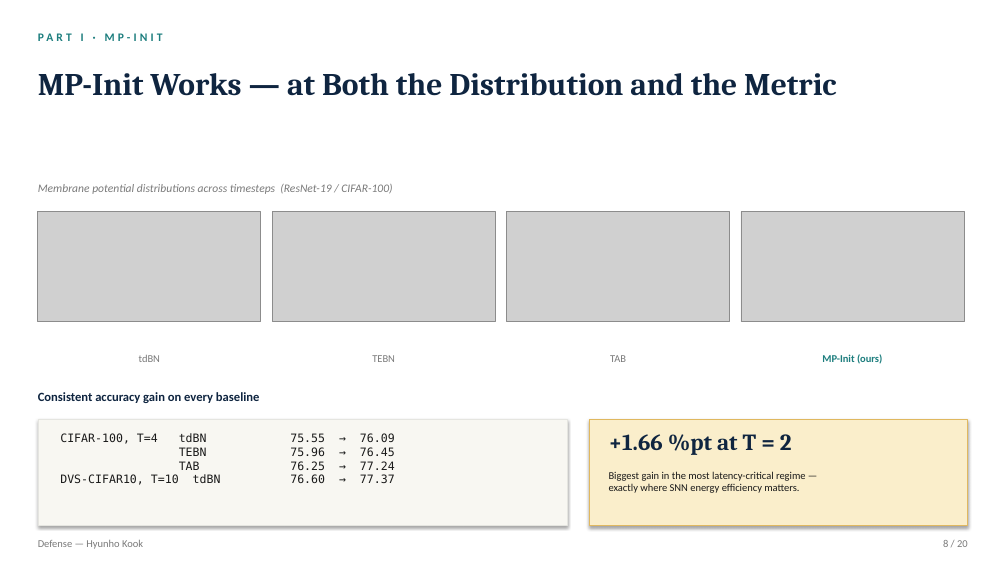
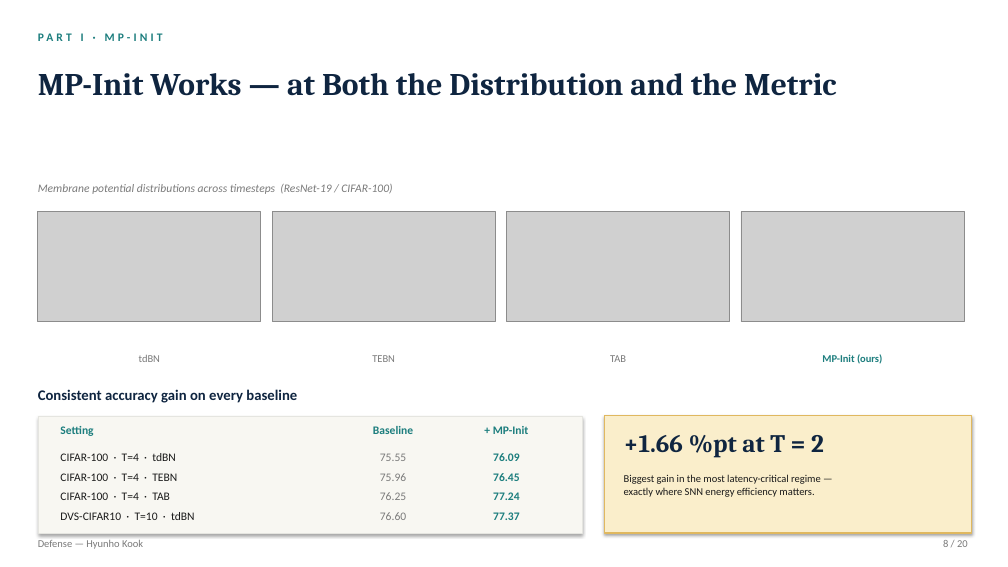
Before and after one commit to kookhh0827/POSTECH_thesis_template_latex, a slide deck: slide 8 of Hyunho_Kook_Master_Defense.pptx. Drawn at 1008x567 pixels with LibreOffice and Linux fonts; fonts in the diff are those of the drawing; grey boxes stand for pictures. Boxes give left, top, right and bottom in pixels: in the first picture for what was removed or moved away, otherwise in the second. Text is boxed around its words. In the diff, an @@ line names an element or a change of style, - is before the commit and + after.

```diff
--- a/Hyunho_Kook_Master_Defense.pptx
+++ b/Hyunho_Kook_Master_Defense.pptx
@@ text "Consistent accuracy gain on every ..." at (38, 389, 297, 403): size 12 to 14 pt @@
@@ rectangle: place and size @@
-rectangle at (38, 420, 567, 526)
+rectangle at (38, 416, 582, 533)
@@ rectangle: place and size @@
-rectangle at (590, 420, 968, 526)
+rectangle at (605, 416, 972, 533)
@@ text removed at (60, 433, 395, 485) @@
-CIFAR-100, T=4 tdBN 75.55 → 76.09
-TEBN 75.96 → 76.45
-TAB 76.25 → 77.24
-DVS-CIFAR10, T=10 tdBN 76.60 → 77.37
@@ text added at (60, 426, 93, 436), 11 pt, text #1D7E7E, bold @@
+Setting
@@ text added at (373, 426, 413, 434), 11 pt, text #1D7E7E, bold @@
+Baseline
@@ text added at (493, 426, 529, 434), 11 pt, text #1D7E7E, bold @@
++ MP-Init
@@ text "+1.66 %pt at T = ...": place and size @@
-text "+1.66 %pt at T = ..." at (609, 434, 792, 455)
+text "+1.66 %pt at T = ..." at (624, 435, 824, 458)
@@ text "+1.66 %pt at T = ..." at (624, 435, 824, 458): size 22 to 24 pt @@
@@ text added at (60, 453, 176, 461), 11 pt, text #1A1A1A @@
+CIFAR-100 · T=4 · tdBN
@@ text added at (60, 473, 177, 481), 11 pt, text #1A1A1A @@
+CIFAR-100 · T=4 · TEBN
@@ text added at (380, 453, 406, 461), 11 pt, text #7A7A7A @@
+75.55
@@ text added at (380, 473, 406, 481), 11 pt, text #7A7A7A @@
+75.96
@@ text added at (493, 453, 520, 461), 11 pt, text #1D7E7E, bold @@
+76.09
@@ text added at (493, 473, 520, 481), 11 pt, text #1D7E7E, bold @@
+76.45
@@ text "Biggest gain in the most ...": place and size @@
-text "Biggest gain in the most ..." at (609, 471, 806, 493)
+text "Biggest gain in the most ..." at (624, 474, 821, 497)
@@ text added at (60, 492, 170, 500), 11 pt, text #1A1A1A @@
+CIFAR-100 · T=4 · TAB
@@ text added at (380, 492, 406, 500), 11 pt, text #7A7A7A @@
+76.25
@@ text added at (493, 492, 520, 500), 11 pt, text #1D7E7E, bold @@
+77.24
@@ text added at (60, 512, 195, 520), 11 pt, text #1A1A1A @@
+DVS-CIFAR10 · T=10 · tdBN
@@ text added at (380, 512, 406, 520), 11 pt, text #7A7A7A @@
+76.60
@@ text added at (493, 512, 520, 520), 11 pt, text #1D7E7E, bold @@
+77.37
```
Also in this commit, not shown: 1 other slide changed, 1 other file.
